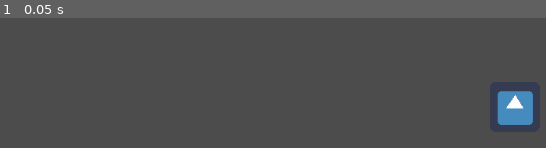
Above: before the commit, frame 1.
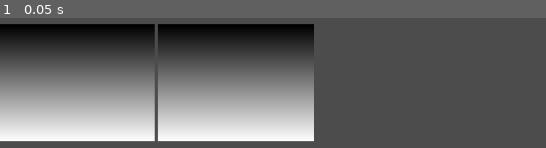
Above: after the commit, the same moment.

Repository: jamklex/first_game
Game: Godot game, scene res://Game.tscn
The game is run twice, just before and just after one commit, with the same random seed, the same clock (stepped at 60 frames per second) and the same inputs. Before the commit the project starts from res://Main Scene.tscn. The engine's default icon, where the game draws it, is replaced by a stand-in: a white triangle on a blue panel in a dark square.
Inputs:
- Up to frame 1 (0.05 s): no input

The runs differ from the first frame. In frame 1, 44% of the frame differs, in the area x 0-98%, y 4-96%.

Commit message:
the beginning

Diff:
--- /dev/null
+++ b/Deck_Defense/Game.tscn
@@ -0,0 +1,54 @@
+[gd_scene load_steps=3 format=2]
+
+[sub_resource type="Gradient" id=1]
+
+[sub_resource type="GradientTexture2D" id=2]
+gradient = SubResource( 1 )
+width = 200
+height = 150
+fill_to = Vector2( 0, 1 )
+
+[node name="Game" type="Node2D"]
+
+[node name="Camera2D" type="Camera2D" parent="."]
+position = Vector2( 1, 2 )
+current = true
+
+[node name="GridContainer" type="GridContainer" parent="."]
+anchor_right = 0.183
+margin_left = -513.0
+margin_top = 1.0
+margin_right = 512.0
+margin_bottom = 300.0
+columns = 5
+
+[node name="Card" type="GridContainer" parent="GridContainer"]
+margin_right = 200.0
+margin_bottom = 154.0
+
+[node name="Picture" type="TextureRect" parent="GridContainer/Card"]
+margin_right = 200.0
+margin_bottom = 150.0
+texture = SubResource( 2 )
+
+[node name="Description" type="RichTextLabel" parent="GridContainer/Card"]
+margin_top = 154.0
+margin_right = 200.0
+margin_bottom = 154.0
+text = "This is a card"
+
+[node name="Card2" type="GridContainer" parent="GridContainer"]
+margin_left = 204.0
+margin_right = 404.0
+margin_bottom = 154.0
+
+[node name="Picture" type="TextureRect" parent="GridContainer/Card2"]
+margin_right = 200.0
+margin_bottom = 150.0
+texture = SubResource( 2 )
+
+[node name="Description" type="RichTextLabel" parent="GridContainer/Card2"]
+margin_top = 154.0
+margin_right = 200.0
+margin_bottom = 154.0
+text = "This is a card"
--- a/Deck_Defense/Main Scene.tscn
+++ /dev/null
@@ -1,13 +0,0 @@
-[gd_scene load_steps=2 format=2]
-
-[ext_resource path="res://icon.png" type="Texture" id=1]
-
-[node name="Main Scene" type="Node2D"]
-
-[node name="Icon" type="Sprite" parent="."]
-position = Vector2( 148, 107 )
-texture = ExtResource( 1 )
-
-[node name="Camera2D" type="Camera2D" parent="."]
-position = Vector2( 1, 2 )
-current = true
--- /dev/null
+++ b/Deck_Defense/Menu.tscn
@@ -0,0 +1,30 @@
+[gd_scene load_steps=2 format=2]
+
+[ext_resource path="res://menuScript.gd" type="Script" id=1]
+
+[node name="Menu" type="Node2D"]
+script = ExtResource( 1 )
+
+[node name="Camera2D" type="Camera2D" parent="."]
+current = true
+
+[node name="GridContainer" type="GridContainer" parent="."]
+margin_left = -16.0
+margin_top = -82.0
+margin_right = 64.0
+margin_bottom = 196.0
+
+[node name="StartButton" type="LinkButton" parent="GridContainer"]
+margin_right = 29.0
+margin_bottom = 14.0
+text = "Start"
+
+[node name="QuitButton" type="LinkButton" parent="GridContainer"]
+margin_top = 18.0
+margin_right = 29.0
+margin_bottom = 32.0
+focus_mode = 2
+text = "Quit"
+
+[connection signal="pressed" from="GridContainer/StartButton" to="." method="_on_StartButton_pressed"]
+[connection signal="pressed" from="GridContainer/QuitButton" to="." method="_on_QuitButton_pressed"]
--- /dev/null
+++ b/Deck_Defense/menuScript.gd
@@ -0,0 +1,19 @@
+extends Node2D
+
+
+# Declare member variables here. Examples:
+# var a = 2
+# var b = "text"
+
+
+# Called when the node enters the scene tree for the first time.
+func _ready():
+	pass # Replace with function body.
+
+
+func _on_StartButton_pressed():
+	get_tree().change_scene("res://Game.tscn")
+
+
+func _on_QuitButton_pressed():
+	get_tree().quit()
--- a/Deck_Defense/project.godot
+++ b/Deck_Defense/project.godot
@@ -11,7 +11,7 @@
 [application]
 
 config/name="Deck-Defense"
-run/main_scene="res://Main Scene.tscn"
+run/main_scene="res://Game.tscn"
 config/icon="res://icon.png"
 
 [gui]
